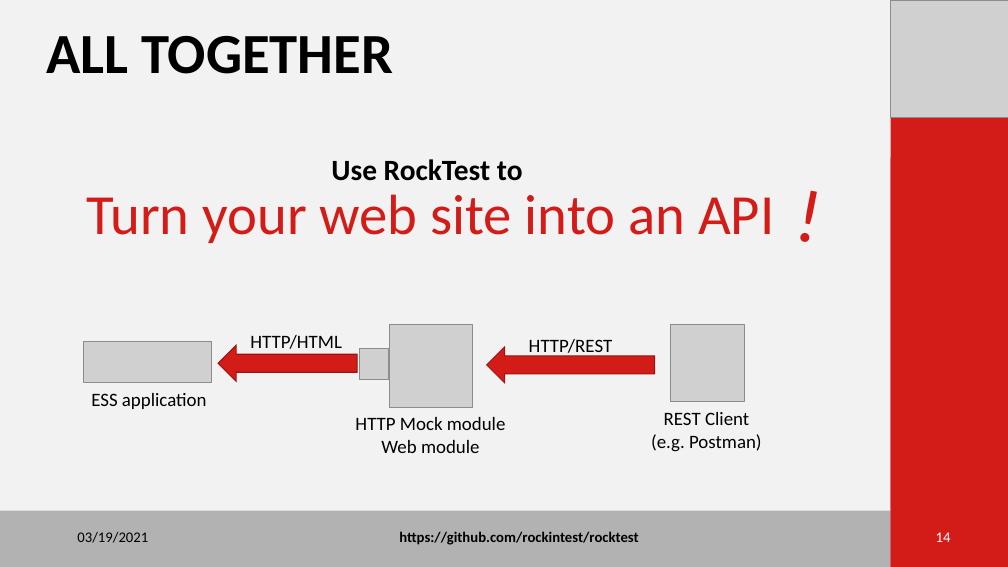
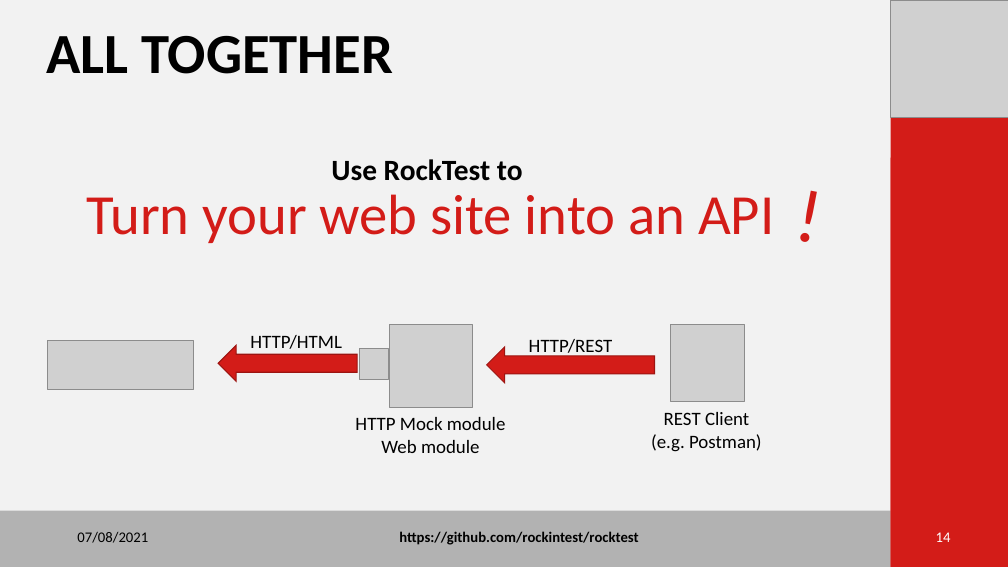
Before and after one commit to rockintest/rocktest-demo, a slide deck: slide 14 of Rock TestV3.pptx. Drawn at 1008x567 pixels with LibreOffice and Linux fonts; fonts in the diff are those of the drawing; grey boxes stand for pictures. Boxes give left, top, right and bottom in pixels: in the first picture for what was removed or moved away, otherwise in the second. Text is boxed around its words. In the diff, an @@ line names an element or a change of style, - is before the commit and + after.

```diff
--- a/Rock TestV3.pptx
+++ b/Rock TestV3.pptx
@@ picture: place and size @@
-picture at [84, 341, 212, 383]
+picture at [48, 341, 194, 389]
@@ text removed at [91, 393, 207, 409] @@
-ESS application
@@ text at [77, 532, 148, 543]: text changed @@
-03/19/2021
+07/08/2021
```
Also in this commit, not shown: 16 other slides changed, 13 other files.
